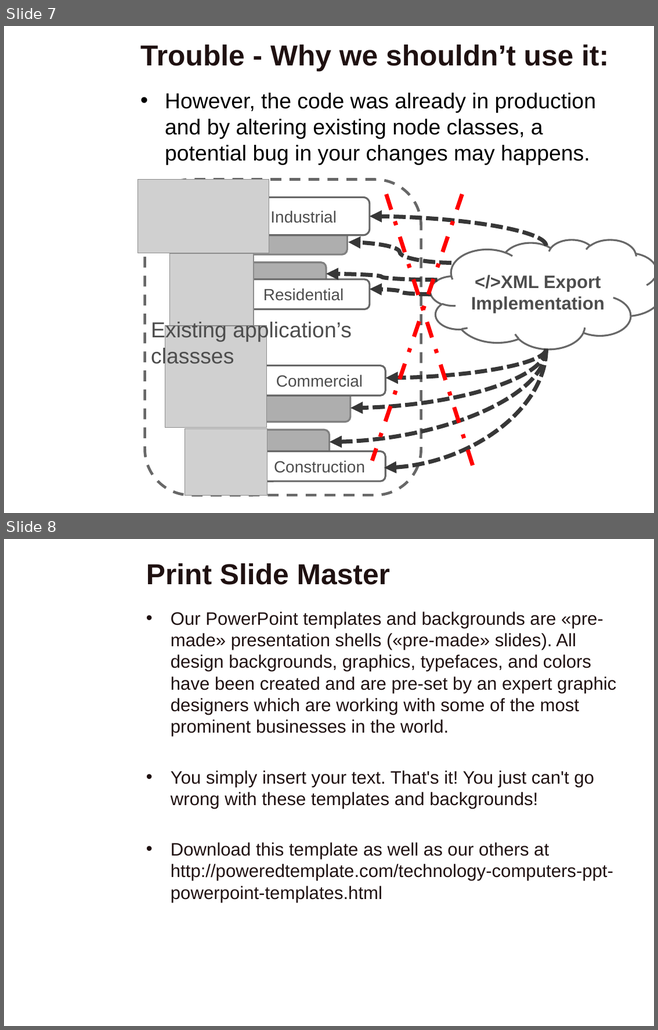
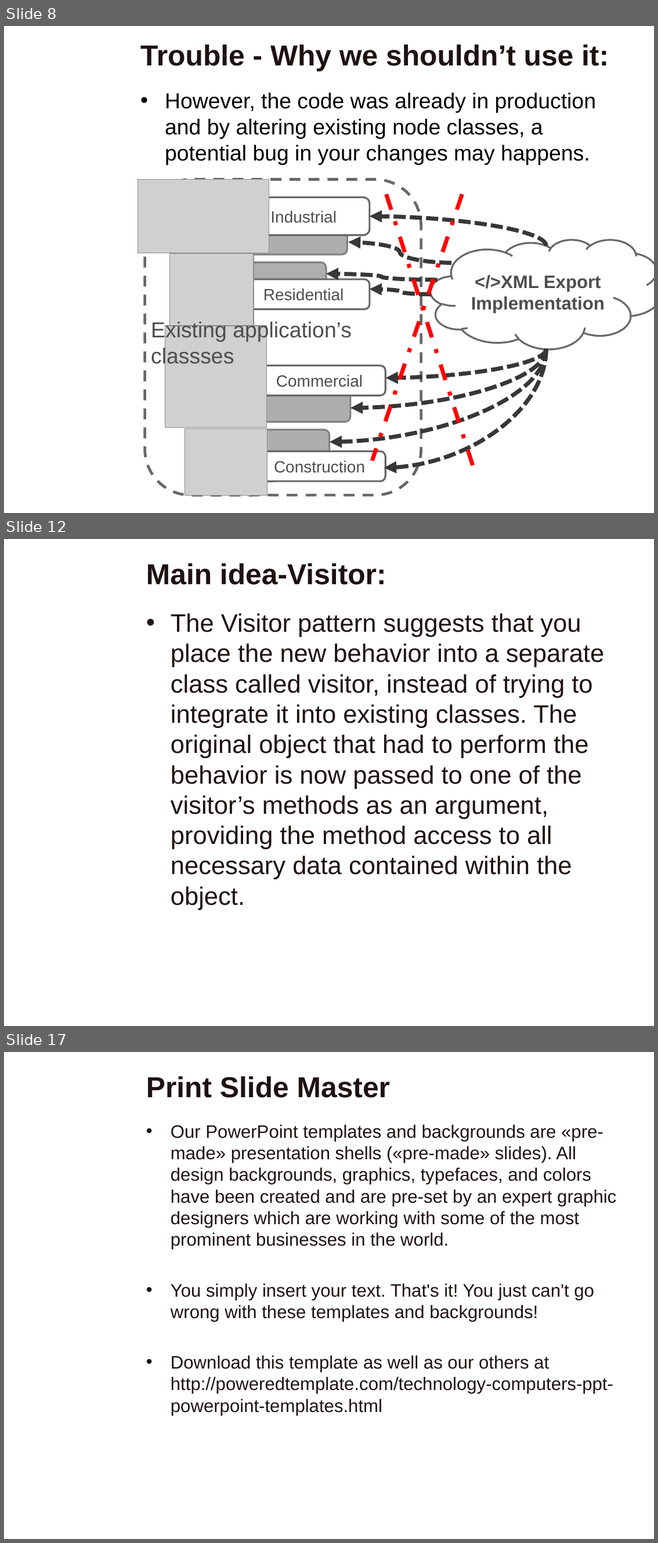
Before and after one commit to VThanhPhuc/CS202-Group-9, a slide deck: Design Pattern.pptx. Shown one above the other, each under a label of ours: slides 7 and 8 before the commit, slides 8, 12 and 17 after it; the slides between them are not shown. The pictures are 658x1030 and 658x1543 pixels, drawn with LibreOffice and Linux fonts; fonts in the diff are those of the drawing; grey boxes stand for pictures; background and template pictures are left out. Boxes give left, top, right and bottom in pixels: in the first picture for what was removed or moved away, otherwise in the second. Text is boxed around its words. In the diff, an @@ line names an element or a change of style, - is before the commit and + after.

```diff
--- a/Design Pattern.pptx
+++ b/Design Pattern.pptx
@@ slide 12 added at (4, 539, 654, 1026), background picture (left out) @@
@@ title added at (146, 563, 386, 585), 32 pt, text #1F1111, bold @@
+Main idea-Visitor:
@@ text added at (170, 613, 604, 910), 28 pt, text #1F1111 @@
+• The Visitor pattern suggests that you place the new behavior into a separate class called visitor, instead of trying to integrate it into existing classes. The original object that had to perform the behavior is now passed to one of the visitor’s methods as an argument, providing the method access to all necessary data contained within the object.
@@ what was slide 7 is now slide 8 @@
@@ what was slide 8 is now slide 17 @@
```
Also in this commit, not shown: 1 slide changed, 8 other slides added.
